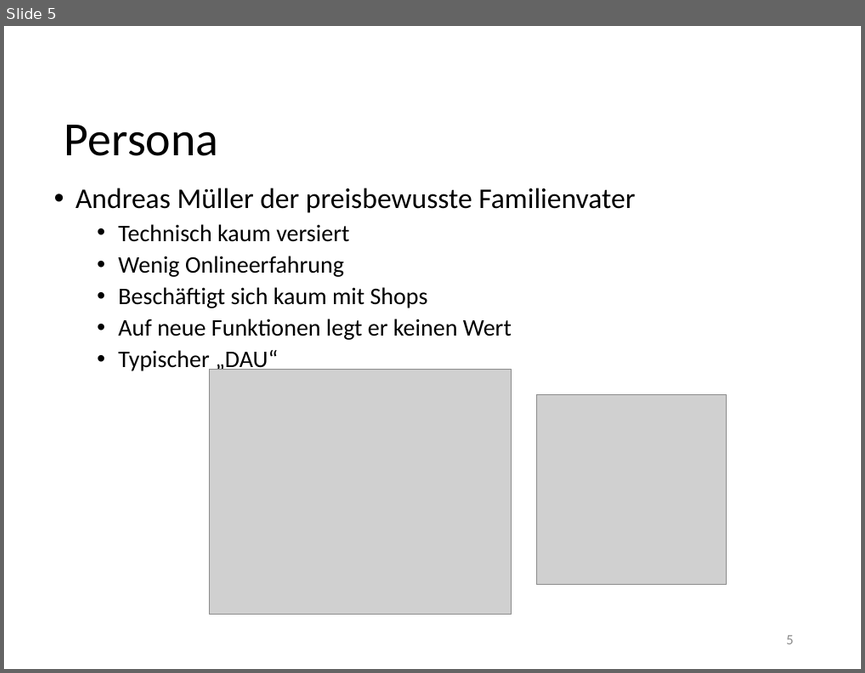
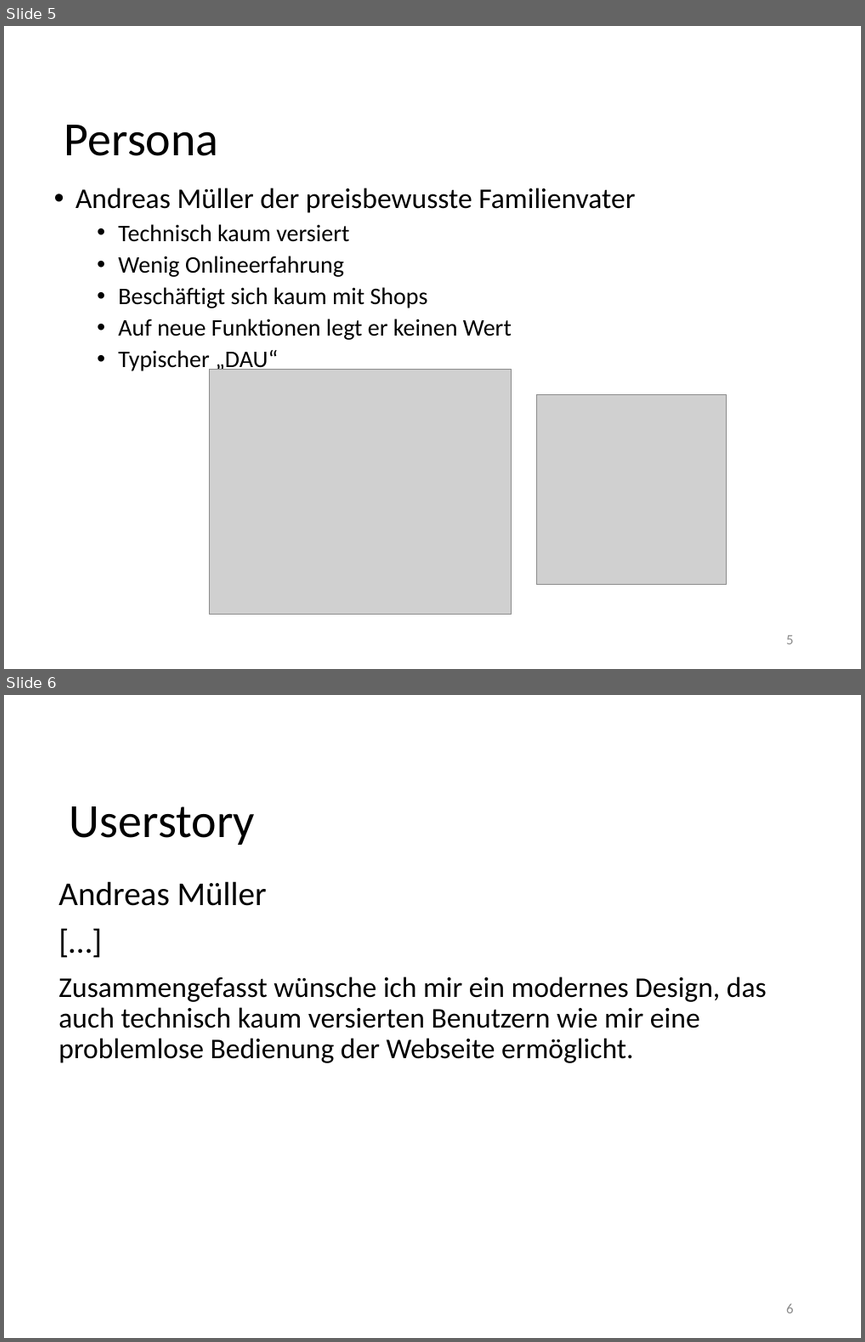
Before and after one commit to JavanXD/YAAW-Pricetracker, a slide deck: Präsentation/Präsentation Gruppe 2.pptx. Shown one above the other, each under a label of ours: slide 5 before the commit, slides 5 and 6 after it. The pictures are 865x673 and 865x1342 pixels, drawn with LibreOffice and Linux fonts; fonts in the diff are those of the drawing; grey boxes stand for pictures; background and template pictures are left out. Boxes give left, top, right and bottom in pixels: in the first picture for what was removed or moved away, otherwise in the second. Text is boxed around its words. In the diff, an @@ line names an element or a change of style, - is before the commit and + after.

Commit message:
update präsentation

```diff
--- a/Präsentation/Präsentation Gruppe 2.pptx
+++ b/Präsentation/Präsentation Gruppe 2.pptx
@@ slide 6 added at (4, 695, 861, 1338), background picture (left out) @@
@@ title added at (69, 806, 255, 845), 40 pt, text #000000 @@
+Userstory
@@ text added at (58, 881, 766, 1063), 24 pt, text #000000 @@
+Andreas Müller
+[…]
+Zusammengefasst wünsche ich mir ein modernes Design, das auch technisch kaum versierten Benutzern wie mir eine problemlose Bedienung der Webseite ermöglicht.
@@ page number added at (786, 1304, 793, 1313), 12 pt, text #8C8C8C @@
+6
```
Also in this commit, not shown: 4 other slides added, 1 slide removed, 2 other files.
